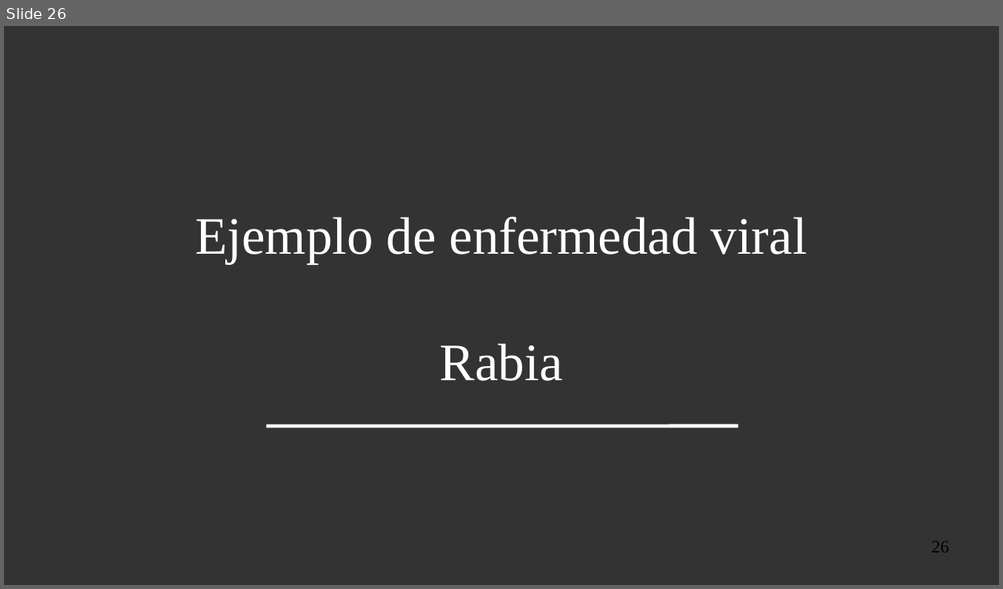
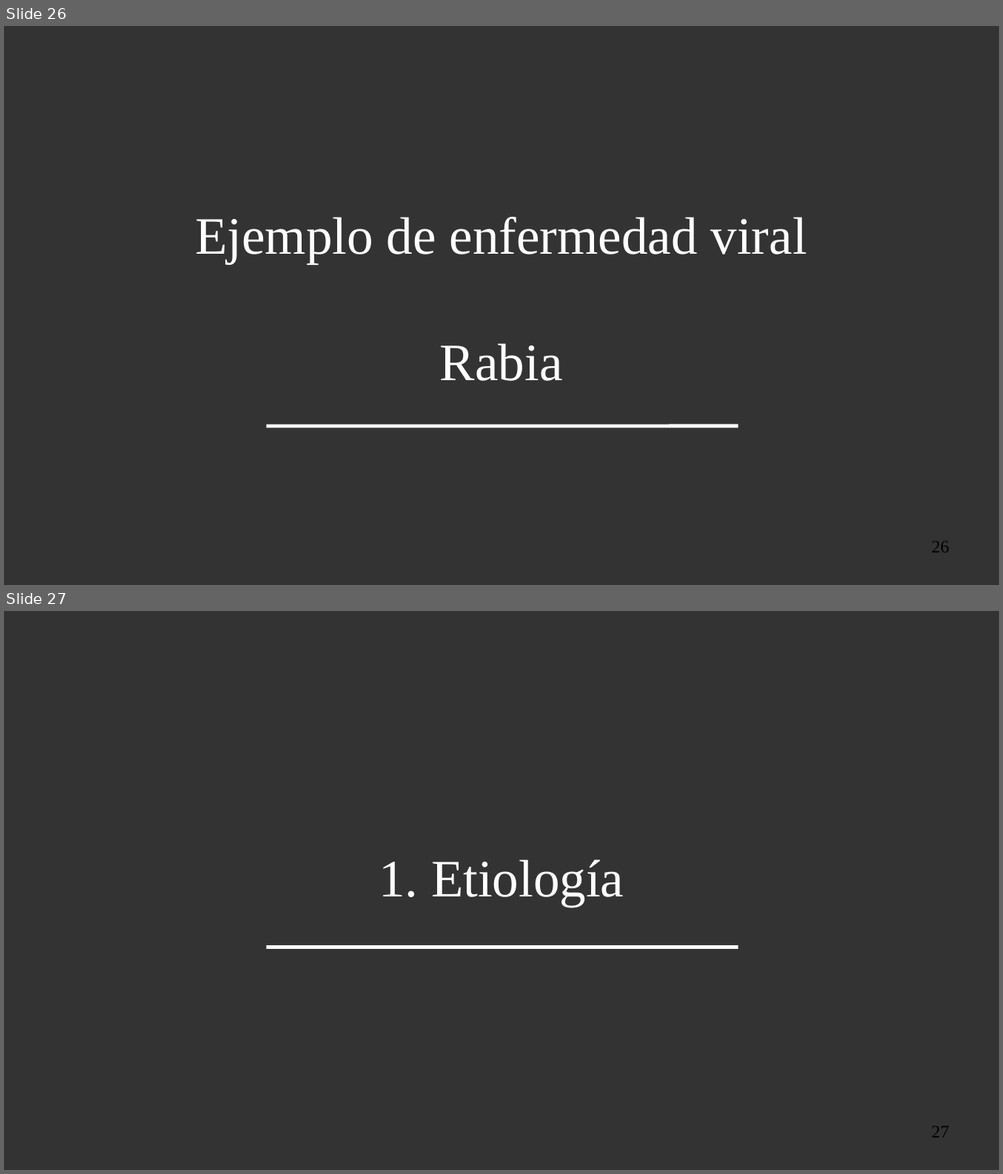
Before and after one commit to gerardommc/Medicina-Cons, a slide deck: Infecciosas.odp. Shown one above the other, each under a label of ours: slide 26 before the commit, slides 26 and 27 after it. The pictures are 1003x589 and 1003x1174 pixels, drawn with LibreOffice and Linux fonts; fonts in the diff are those of the drawing. Boxes give left, top, right and bottom in pixels: in the first picture for what was removed or moved away, otherwise in the second. Text is boxed around its words. In the diff, an @@ line names an element or a change of style, - is before the commit and + after.

```diff
--- a/Infecciosas.odp
+++ b/Infecciosas.odp
@@ slide 27 added at (4,611,999,1170), background #333333 @@
@@ subtitle added at (378,860,623,907), 42 pt, text #FFFFFF @@
+1. Etiología
@@ line added from (267, 948) to (738, 948), #FAFAFA 2.83 pt @@
@@ page number added at (931,1127,949,1138), 14 pt, text #000000 @@
+27
```
Also in this commit, not shown: 2 other slides added, 8 other files.
